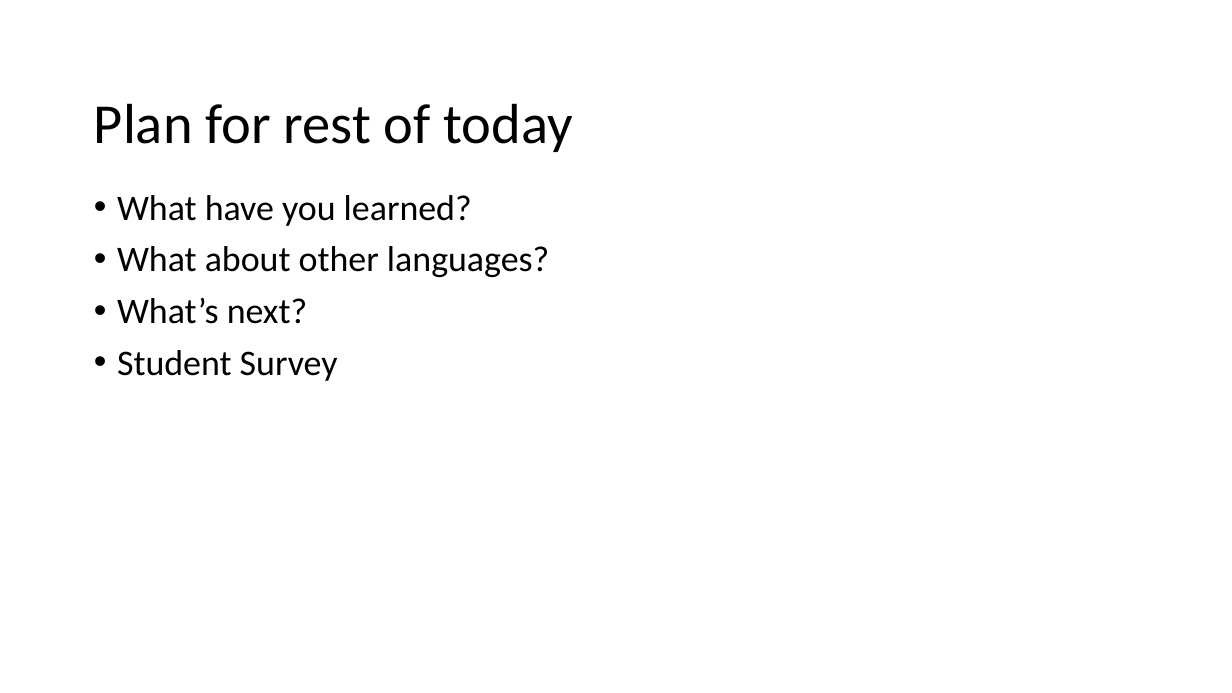
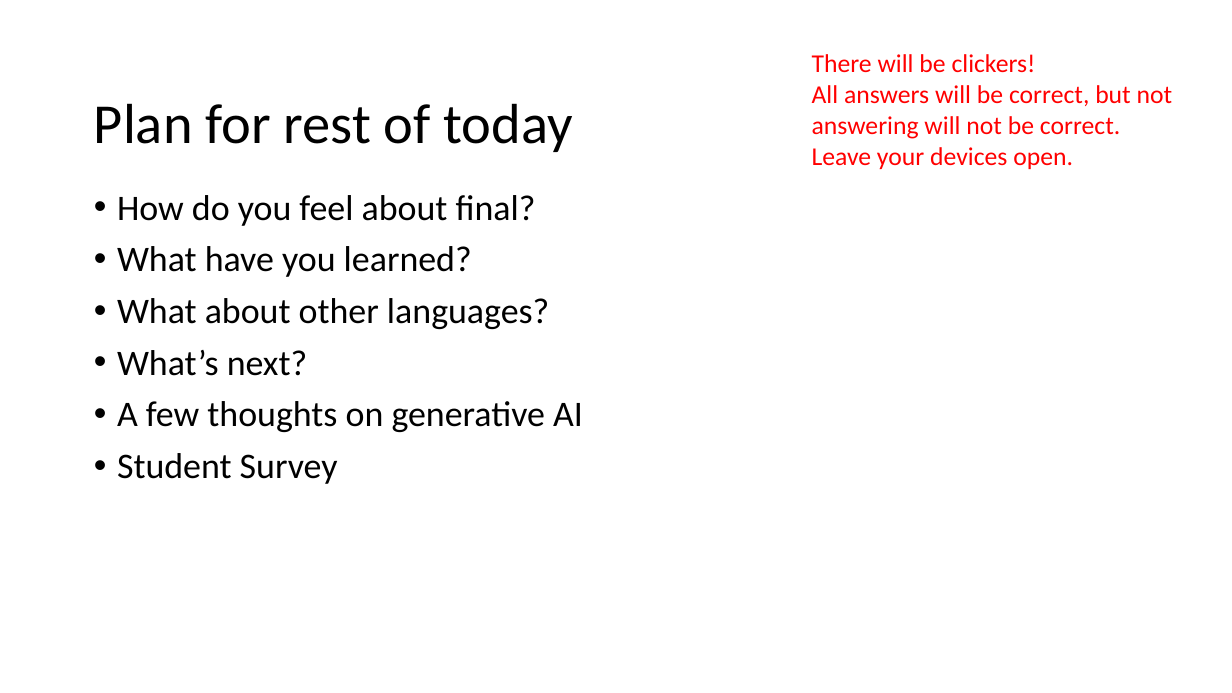
Before and after one commit to GregorKiczales/spd-materials, a slide deck: slide 2 of instructor/l23/lec23-wrap.pptx (slide 6 before the commit). Drawn at 1232x693 pixels with LibreOffice and Linux fonts; fonts in the diff are those of the drawing. Boxes give left, top, right and bottom in pixels: in the first picture for what was removed or moved away, otherwise in the second. Text is boxed around its words. In the diff, an @@ line names an element or a change of style, - is before the commit and + after.

```diff
--- a/instructor/l23/lec23-wrap.pptx
+++ b/instructor/l23/lec23-wrap.pptx
@@ text added at bbox=[812, 54, 1173, 169], 20 pt, text #FF0000 @@
+There will be clickers!
+All answers will be correct, but not answering will not be correct.
+Leave your devices open.
@@ text at bbox=[117, 195, 536, 226]: paragraph added @@
+• How do you feel about final?
@@ text at bbox=[117, 401, 583, 432]: paragraph added @@
+• A few thoughts on generative AI
```
Also in this commit, not shown: 4 other slides changed, 5 slides added, 4 slides removed, 3 other files.
